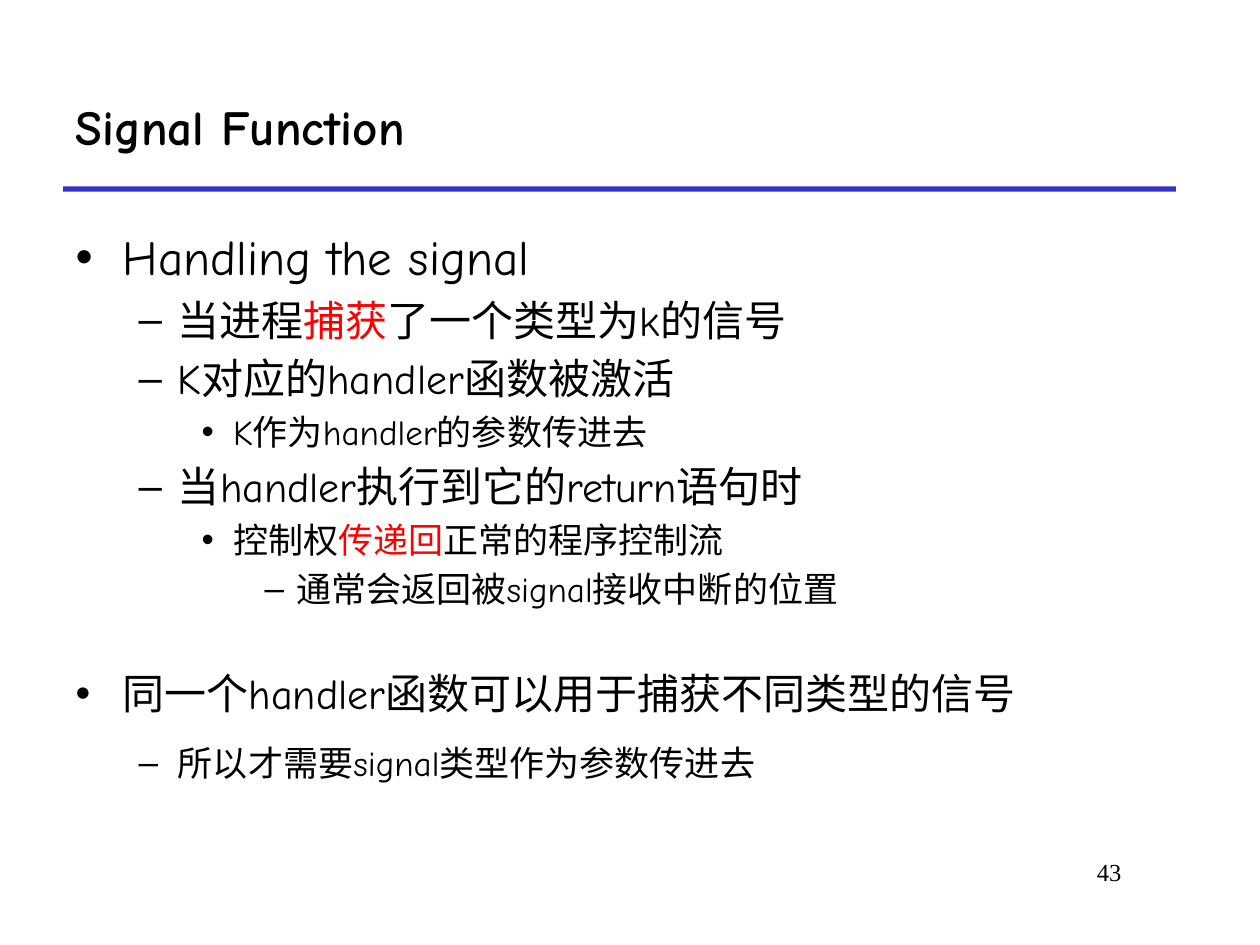
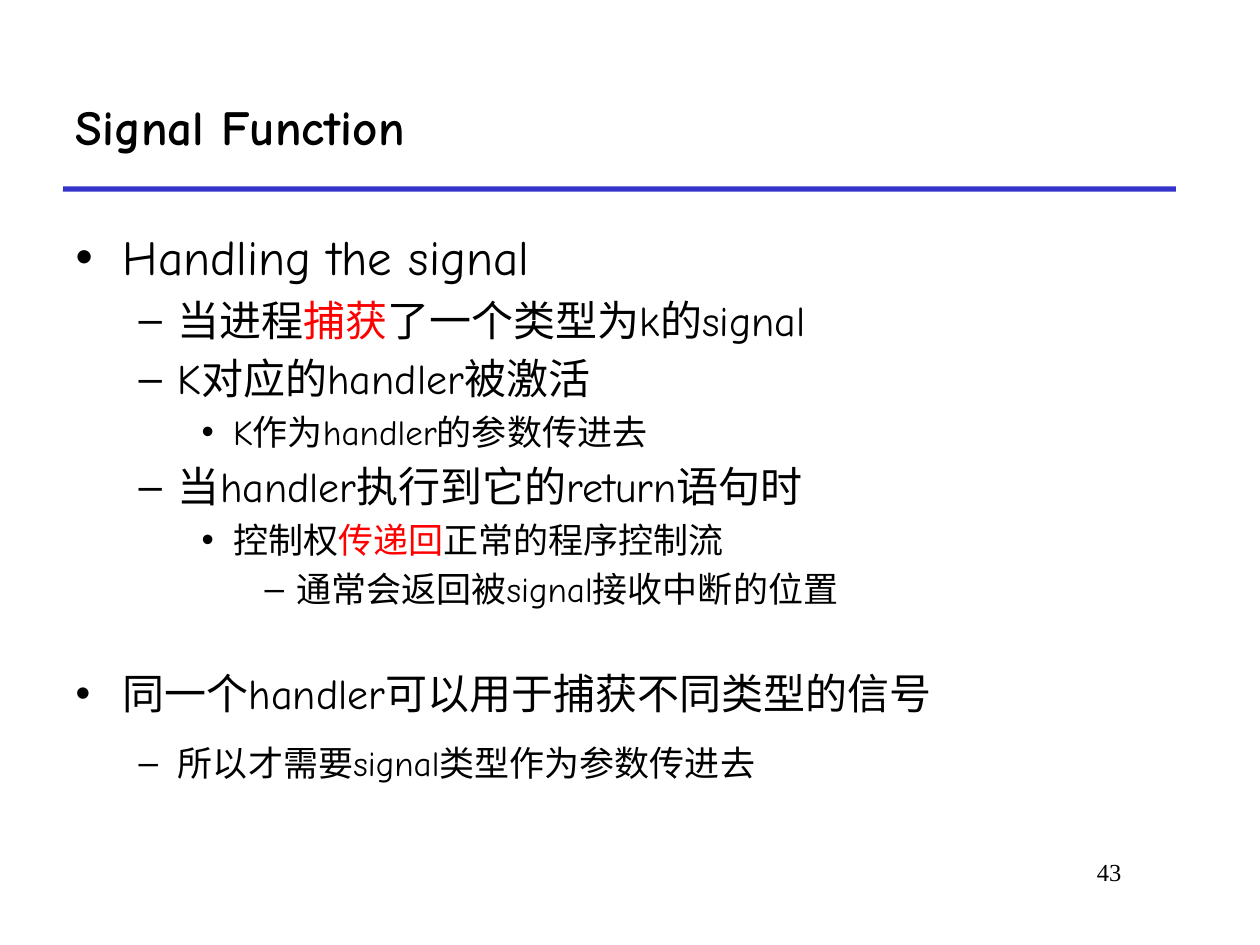
Before and after one commit to functionx37/Homework-in-RUC, a slide deck: slide 43 of Foundations of Computer Systems II/Coursewares/4-signal.pptx. Drawn at 1260x945 pixels with LibreOffice and Linux fonts; fonts in the diff are those of the drawing. Boxes give left, top, right and bottom in pixels: in the first picture for what was removed or moved away, otherwise in the second. Text is boxed around its words. In the diff, an @@ line names an element or a change of style, - is before the commit and + after.

```diff
--- a/Foundations of Computer Systems II/Coursewares/4-signal.pptx
+++ b/Foundations of Computer Systems II/Coursewares/4-signal.pptx
@@ text at bbox=[178, 300, 806, 398]: text changed @@
-  – 当进程捕获了一个类型为k的信号
-  – K对应的handler函数被激活
+  – 当进程捕获了一个类型为k的signal
+  – K对应的handler被激活
@@ text at bbox=[123, 673, 932, 713]: text changed @@
-• 同一个handler函数可以用于捕获不同类型的信号
+• 同一个handler可以用于捕获不同类型的信号
```
Also in this commit, not shown: 12 other slides changed, 32 other files.
